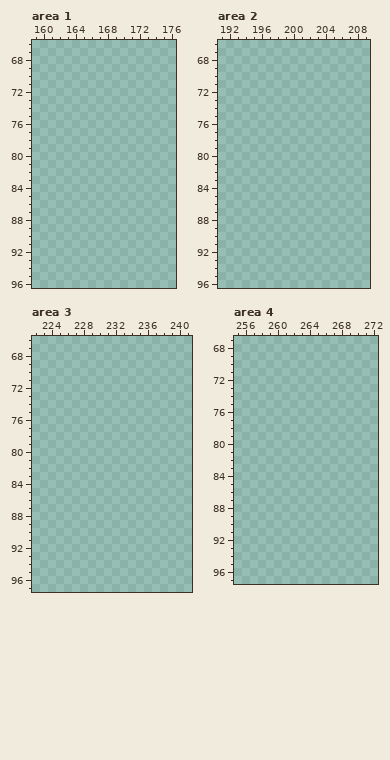
Edited in one commit: pixel-art file (spritesheet.aseprite). The first picture shows the starting point.
320x640 pixels, 1 frame. Colours within 5 levels of each other are drawn and written as one. Shown: area 1: x 159..176, y 66..96; area 2: x 191..209, y 66..96; area 3: x 222..241, y 66..97; area 4: x 255..272, y 67..97. The commit also changed other parts of the picture, which this record leaves out.
Now the later version:
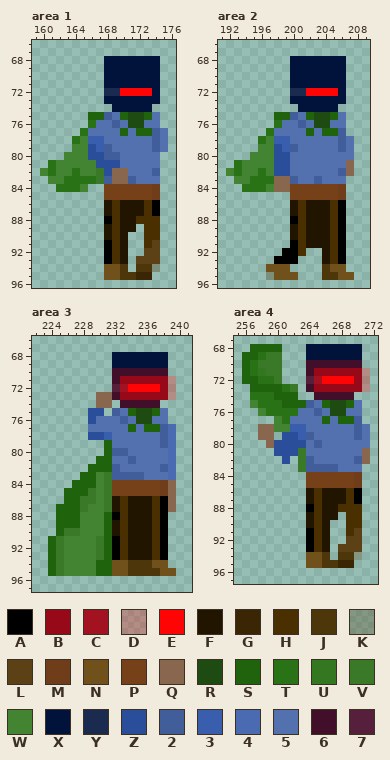
Palette (. is transparent): A #000000  B #970818  C #a21221  D #ff000042  E #ff0404  F #221500  G #3a2604  H #4a2f00  J #4e360b  K #5b411550  L #5b4115  M #6f3d19  N #70511c  P #764019  Q #89674f  R #1e4b11  S #1f640c  T #2a7216  U #337820  V #397928  W #428431  X #01133a  Y #1b2b50  Z #2b4e9a  2 #415d9a  3 #3a5eae  4 #4a6bb1  5 #5370af  6 #420f2b  7 #56203c
What changed:
Changed rows in their new state; - is an unchanged pixel.
Area 1:
first column x 160:
68 --------XXXXXXX-
69 --------XXXXXXX-
70 --------XXXXXXX-
71 --------XXXXXXX-
72 --------YYEEEEX-
73 --------XXXXXXX-
74 ---------XXXXX--
75 ------SS25SRRS5-
76 ------T5525RR55-
77 -----T5555S5SS25
78 ----TW3355555525
79 ----WWZ325555525
80 ---WWWZZ2255555-
81 -TWWWWWZZZ55555-
82 WTWWTWWVZQQ5552-
83 -WWTTTTV2QQ2555-
84 --TTTW--PPPPPPM-
85 --------PPPPPPM-
86 --------FHFFFHA-
87 --------FHFFFHA-
88 --------AHFFHHH-
89 --------FHFF-HH-
90 --------FHF--HH-
91 --------AHF--HL-
92 --------AHF--LL-
93 --------AHF-LLL-
94 --------NNJ-JJK-
95 --------NNJJGG--
Area 2:
first column x 192:
68 --------XXXXXXX-
69 --------XXXXXXX-
70 --------XXXXXXX-
71 --------XXXXXXX-
72 --------YYEEEEX-
73 --------XXXXXXX-
74 ---------XXXXX--
75 ------SS25SRRS5-
76 ------T5525RR55-
77 -----T5555S5SS2-
78 ----TW3355555525
79 ----WWZ325555525
80 ---WWWZZ55555555
81 -TWWWWZZ5555555Q
82 WTWWTWZZ5555552Q
83 -WWTTTQQ2552555-
84 --TTTWQQPPPPPPM-
85 --------PPPPPPM-
86 --------FHFFFHA-
87 --------FHFFFHA-
88 --------AHFFFHA-
89 --------FHFFFHA-
90 --------FHFFFHA-
91 --------AHFFFHA-
92 -------AAH--FHA-
93 ------AAA---FHA-
94 -----NNN----JNN-
95 -----KNNN---JJNN
Area 3:
first column x 224:
68 --------XXXXXXX-
69 --------XXXXXXX-
70 --------6666666-
71 --------6BBBBBBD
72 --------7CEEEEBD
73 ------QQ6BBBBBBD
74 ------QQ-66666--
75 -----ZZ-25SRRS5-
76 -----Z55525RR55-
77 -----55555S5SS24
78 -----ZZ355555524
79 -------S55555524
80 -------S22555554
81 ------SS55255554
82 -----SSS25555524
83 ----SSWV22225554
84 ---SSSWVPPPPPPMQ
85 --SSSVWVPPPPPPMQ
86 --SSVVWVFHFFFHAQ
87 -SSSVWWVFHFFFHAQ
88 -SSSWWWSAHFFFHA-
89 -SSSWWWSFHFFFHA-
90 -SVVWWWSFHFFFHA-
91 SVWWWWVSAHFFFHA-
92 SVWWWWVSAHFFFHA-
93 SVWWWWVSAHFFFHA-
94 SVWWWWSSNNJJJNN-
95 SVWWWWSSNNJJJJNN
Area 4:
first column x 256:
68 -SSSS---XXXXXXX-
69 SSTVV---XXXXXXX-
70 STVVV---6666666-
71 STUVV---6BBBBBBD
72 SSTTV---7CEEEEBD
73 -SSSSTV-6BBBBBBD
74 -TTTSSS--66666--
75 -WTTTSSS25SRRS5-
76 --WTTTT5525RR55-
77 ----WT5555S5SS2-
78 --QQWW3355555525
79 --QQ-ZZ325555525
80 ---QZZZZ52555555
81 ----ZZZV5555555Q
82 -----Z-V2555552Q
83 -------V2222555-
84 --------PPPPPPM-
85 --------PPPPPPM-
86 --------FHFFFHA-
87 --------FHFFFHA-
88 --------AHFFHHH-
89 --------FHFF-HH-
90 --------FHF--HH-
91 --------AHF--HL-
92 --------AHF--LL-
93 --------AHF-LLL-
94 --------NNJ-JJK-
95 --------NNJJGG--
Pixel boxes of the changes (left, top, right, bottom) in both pictures:
added: (40, 56, 168, 280)
added: (226, 56, 354, 280)
added: (48, 352, 176, 576)
added: (242, 344, 370, 568)
